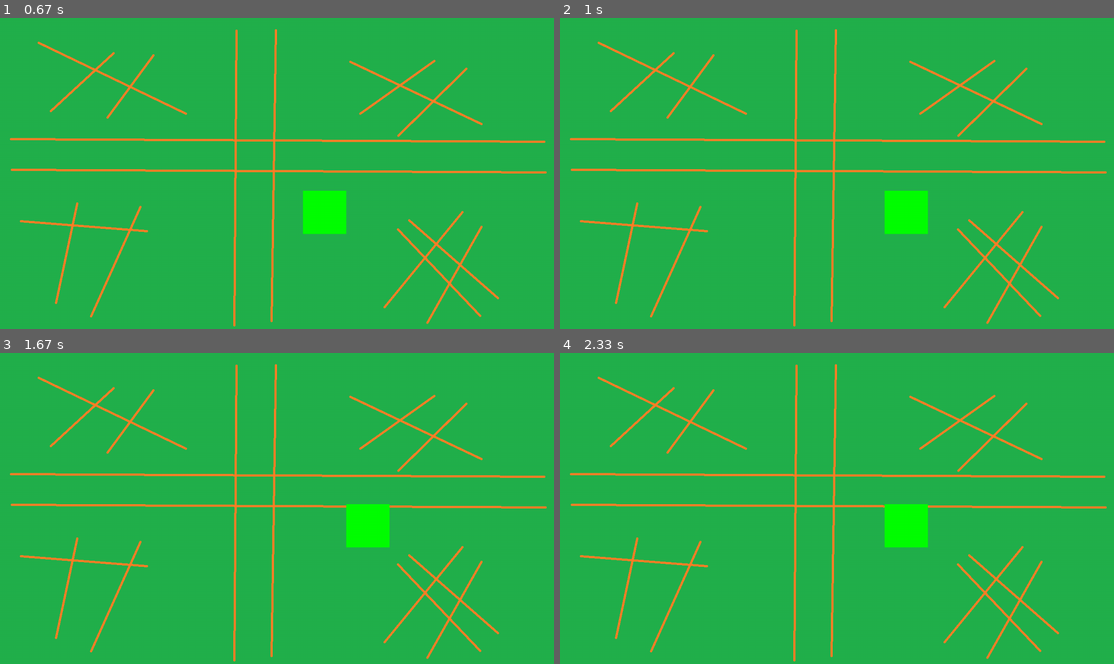
Above: before the commit, frames 1-4 (two rows, left to right).
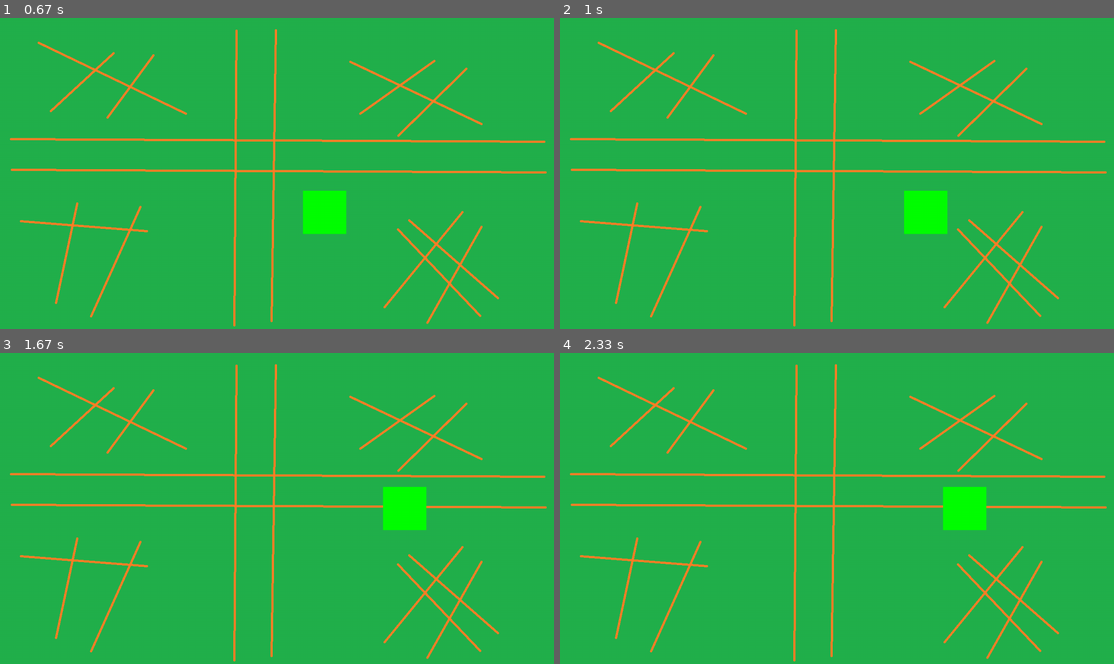
Above: after the commit, the same moments.

Repository: surfaceofbacon/pygame_rpg
Game: pygame game, started from main.py
Same seed, same stepped clock (60 frames per second), same inputs: the game is played once before the commit and once after it.
Inputs:
- Up to frame 1 (0.67 s): click "Play" at 0.38 s
- Up to frame 2 (1 s): hold D from 0.67 s (still down)
- Up to frame 3 (1.67 s): release D at 1.13 s; hold W 1.17-1.47 s; hold D from 1.5 s (still down)
- Up to frame 4 (2.33 s): release D at 1.97 s; hold A from 2 s (still down)

Frame 1 is identical in both runs. In frame 2, 1.0% of the frame differs, in the area x 58-70%, y 55-70%; in frame 3, 2.0%; in frame 4, 2.2%, in the area x 58-77%, y 43-63%.

Commit message:
changed movement so its better

Diff:
--- a/main.py
+++ b/main.py
@@ -1,4 +1,4 @@
-import window, pygame, play_loop, play_Screen, start_menu, settings_menu
+import window, pygame, play_Screen, start_menu, settings_menu, player
 
 
 def main():    # the main function that draws the window and allows for functionality
@@ -8,6 +8,7 @@
     running = True
     cube_x = 700
     cube_y = 400
+    hero = player.player(10)
     while running:
         if start:
             start_menu.start_menu()
@@ -15,7 +16,7 @@
         window.clock.tick(window.FPS)
         if play:
             play_Screen.Draw_Play_Screen()
-            play_loop.cube(cube_x, cube_y)
+            hero.cube(cube_x, cube_y)
         if settings:
             settings_menu.Draw_Settings_Menu()
         for event in pygame.event.get():
@@ -32,17 +33,19 @@
                     start = False
                 elif start_menu.Quit_rect.collidepoint(pos) and start:
                     running = False
-            if event.type == pygame.KEYDOWN:
-                if play and event.key == pygame.K_w:
-                    cube_y -= 50
-                if play and event.key == pygame.K_s:
-                    cube_y += 50
-                if play and event.key == pygame.K_a:
-                    cube_x -= 50
-                if play and event.key == pygame.K_d:
-                    cube_x += 50
             if event.type == pygame.QUIT:  # closes the window when the x is pressed
                 running = False
+        keys = pygame.key.get_pressed()
+
+        if keys[pygame.K_w]:
+            cube_y -= player.speed
+        if keys[pygame.K_s]:
+            cube_y += player.speed
+        if keys[pygame.K_a]:
+            cube_x -= player.speed
+        if keys[pygame.K_d]:
+            cube_x += player.speed
+
 
 
 if __name__ == '__main__':     # runs the main function
--- a/play_loop.py
+++ /dev/null
@@ -1,5 +0,0 @@
-import pygame
-import play_Screen
-import window
-def cube(x, y):
-    pygame.draw.rect(window.window, (0,255,0),[x,y,100,100])
--- a/player.py
+++ b/player.py
@@ -1,10 +1,16 @@
-import attack   # imports attack to the player can attack
-
+import attack
+import pygame
+import window # imports attack to the player can attack
+speed = 5
 class player:
 
-    def __init__(self, armor, weapon,):    # innit method applies armor and a weapon to a player
+    def __init__(self,speed, armor=0, weapon=0):    # innit method applies armor and a weapon to a player
         self.weapon = weapon
         self.armor = armor
+        self.speed = speed
 
     def attack(self, weapon, enemy):       # attack method gives the ability to attack enemies
         attack.attack(weapon, enemy)
+
+    def cube(self, x, y):
+        pygame.draw.rect(window.window, (0, 255, 0), [x, y, 100, 100])
